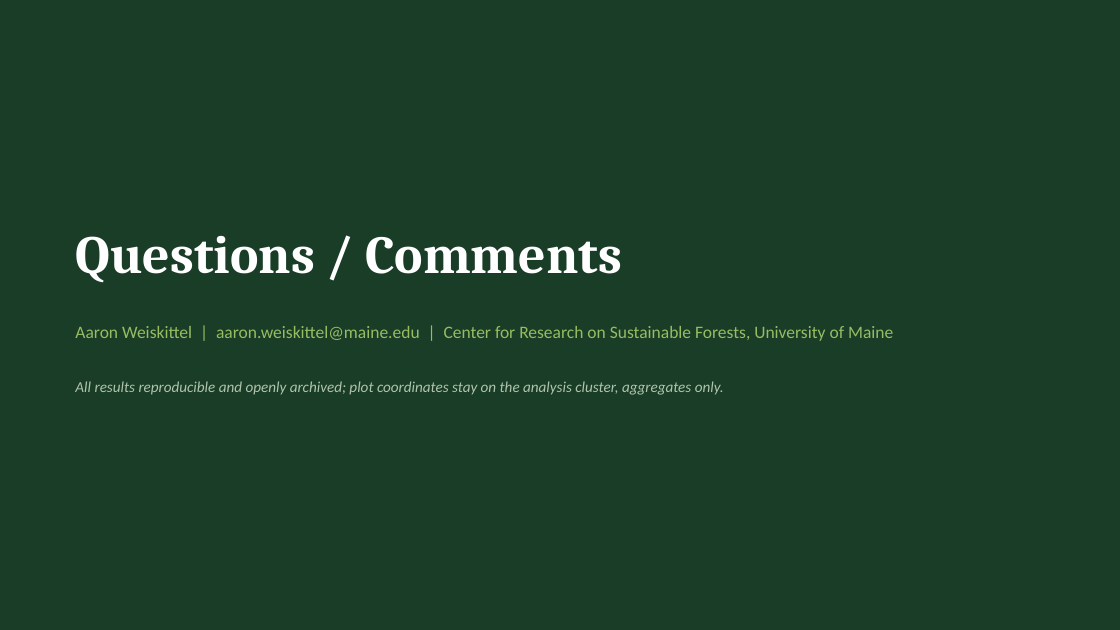
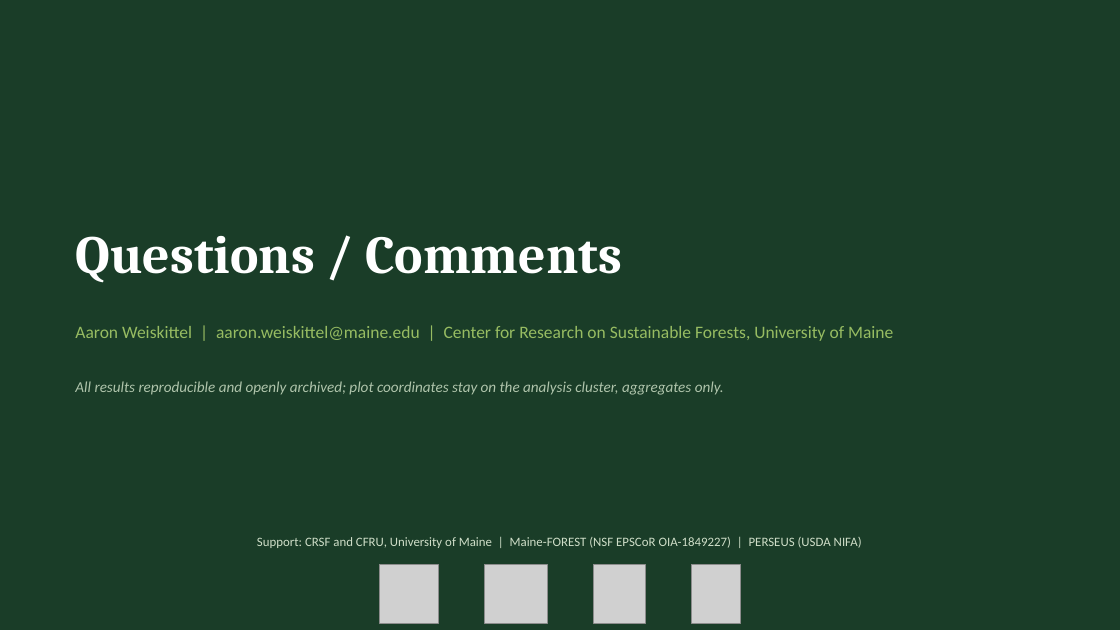
Before and after one commit to holoros/fvs-acd, a slide deck: slide 17 of FVS-ACD_Hennigar_Aug2026.pptx. Drawn at 1120x630 pixels with LibreOffice and Linux fonts; fonts in the diff are those of the drawing; grey boxes stand for pictures. Boxes give left, top, right and bottom in pixels: in the first picture for what was removed or moved away, otherwise in the second. Text is boxed around its words. In the diff, an @@ line names an element or a change of style, - is before the commit and + after.

```diff
--- a/FVS-ACD_Hennigar_Aug2026.pptx
+++ b/FVS-ACD_Hennigar_Aug2026.pptx
@@ text added at (x1=257, y1=537, x2=862, y2=548), 11 pt, text #CFDEC8 @@
+Support: CRSF and CFRU, University of Maine | Maine-FOREST (NSF EPSCoR OIA-1849227) | PERSEUS (USDA NIFA)
@@ picture added at (x1=380, y1=565, x2=439, y2=623) @@
@@ picture added at (x1=484, y1=565, x2=547, y2=623) @@
@@ picture added at (x1=593, y1=565, x2=645, y2=623) @@
@@ picture added at (x1=691, y1=565, x2=741, y2=623) @@
```
Also in this commit, not shown: 12 other slides changed, 29 other files.
